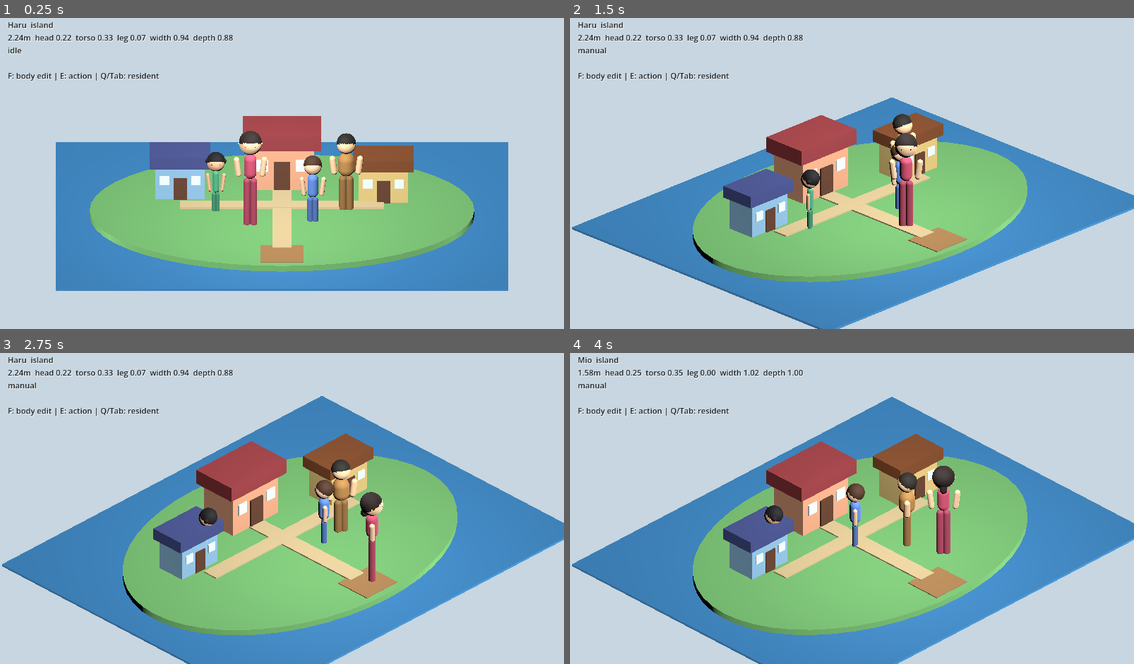
Above: before the commit, frames 1-4 (two rows, left to right).
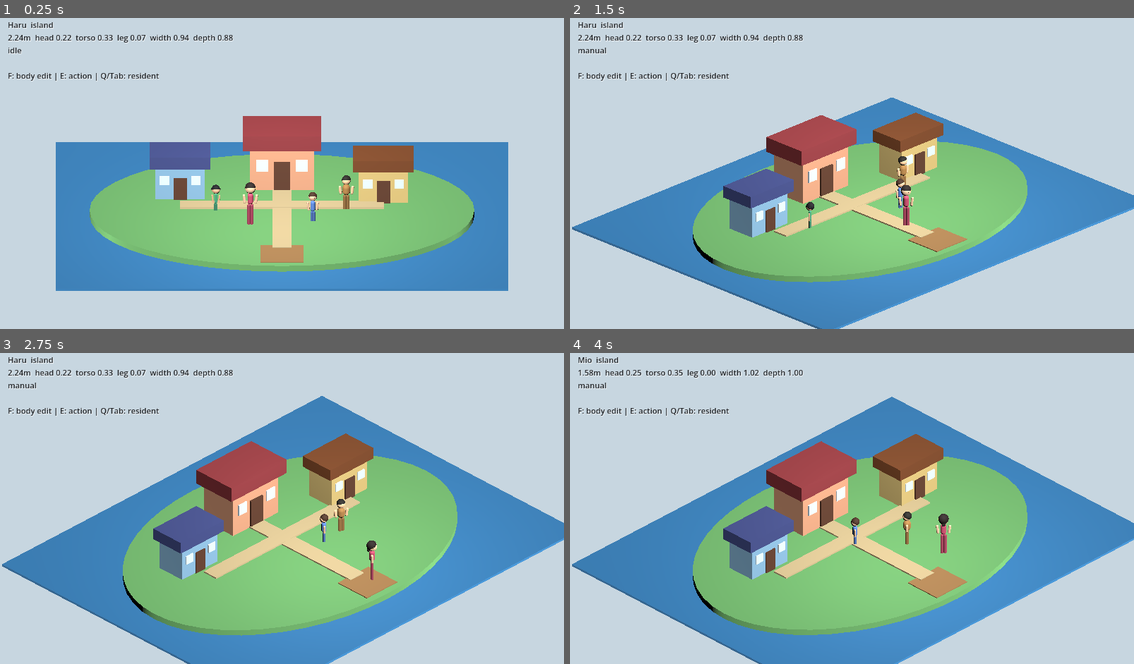
Above: after the commit, the same moments.

Repository: tinky44/tomocol_lite
Game: Godot game, scene res://scenes/main.tscn
Two runs of this game, one before a commit and one after it. Both use one fixed random seed, a clock stepped at 60 frames per second and the inputs below.
Inputs:
- Up to frame 1 (0.25 s): no input
- Up to frame 2 (1.5 s): tap Enter at 0.5 s; hold D 0.53-1.28 s; hold J 0.53-1.28 s; tap Space at 0.77 s; hold S from 1.28 s (still down); tap L at 1.35 s
- Up to frame 3 (2.75 s): tap Space at 1.52 s; release S at 2.03 s; hold D from 2.03 s (still down); hold I from 2.03 s (still down)
- Up to frame 4 (4 s): release D at 2.78 s; release I at 2.78 s; hold W 2.78-3.53 s; tap K at 2.85 s; tap Space at 3.02, 3.77 s; hold A from 3.53 s (still down); hold Q from 3.53 s (still down)

The runs differ from the first frame. In frame 1, 2.4% of the frame differs, in the area x 36-65%, y 36-67%; in frame 2, 1.5%; in frame 3, 1.7%; in frame 4, 1.8%.

Commit message:
feat: 島と室内で住人表示を切り替え
Co-authored-by: chatgpt-codex-connector[bot] <199175422+chatgpt-codex-connector[bot]@users.noreply.github.com>

Diff:
--- a/godot-project/scripts/Main.gd
+++ b/godot-project/scripts/Main.gd
@@ -11,6 +11,8 @@
 const DEFAULT_DOOR_HEIGHT := 2.00
 const HEIGHT_MIN := 1.35
 const HEIGHT_MAX := 2.60
+const ISLAND_RESIDENT_SCALE := 0.46
+const HOUSE_RESIDENT_SCALE := 1.0
 
 const BODY_AXIS_HEIGHT := 0
 const BODY_AXIS_HEAD := 1
@@ -228,7 +230,7 @@
 	camera_height = 2.7
 	camera_size = 5.6
 	camera_distance = 6.0
-	_place_residents(_room_spawn_points())
+	_place_single_resident_in_room(selected_index)
 
 
 func _exit_house() -> void:
@@ -239,21 +241,39 @@
 	camera_height = 3.2
 	camera_size = 7.0
 	camera_distance = 7.2
-	_place_residents(_island_spawn_points())
-
-
-func _place_residents(spawn_points: Array[Vector3]) -> void:
+	_place_all_residents_on_island()
+
+
+func _place_all_residents_on_island() -> void:
+	_place_residents(_island_spawn_points(), ISLAND_RESIDENT_SCALE, true)
+
+
+func _place_single_resident_in_room(active_index: int) -> void:
+	var spawn_points := _room_spawn_points()
 	for index in range(residents.size()):
-		var resident: Dictionary = residents[index]
-		var node: Node3D = resident["node"] as Node3D
-		node.position = spawn_points[index % spawn_points.size()]
-		node.rotation = Vector3.ZERO
-		resident["state"] = "idle"
-		resident["target"] = node.position
-		resident["timer"] = rng.randf_range(0.4, 1.6)
-		resident["partner"] = -1
-		residents[index] = resident
-		_set_chat_marker(index, false)
+		var visible := index == active_index
+		var spawn := spawn_points[0] if visible else Vector3.ZERO
+		_place_resident(index, spawn, HOUSE_RESIDENT_SCALE, visible)
+
+
+func _place_residents(spawn_points: Array[Vector3], visual_scale: float, visible: bool) -> void:
+	for index in range(residents.size()):
+		_place_resident(index, spawn_points[index % spawn_points.size()], visual_scale, visible)
+
+
+func _place_resident(index: int, position: Vector3, visual_scale: float, visible: bool) -> void:
+	var resident: Dictionary = residents[index]
+	var node: Node3D = resident["node"] as Node3D
+	node.visible = visible
+	node.position = position
+	node.rotation = Vector3.ZERO
+	node.scale = Vector3.ONE * visual_scale
+	resident["state"] = "idle"
+	resident["target"] = node.position
+	resident["timer"] = rng.randf_range(0.4, 1.6)
+	resident["partner"] = -1
+	residents[index] = resident
+	_set_chat_marker(index, false)
 
 
 func _island_spawn_points() -> Array[Vector3]:
@@ -275,7 +295,11 @@
 
 
 func _select_resident(step: int) -> void:
-	selected_index = (selected_index + step + residents.size()) % residents.size()
+	for offset in range(1, residents.size() + 1):
+		var candidate := (selected_index + step * offset + residents.size()) % residents.size()
+		if _is_resident_active(candidate):
+			selected_index = candidate
+			return
 
 
 func _adjust_selected_profile(key: String, amount: float, min_value: float, max_value: float) -> void:
@@ -295,9 +319,19 @@
 
 func _update_residents(delta: float, selected_moved: bool) -> void:
 	for index in range(residents.size()):
+		if not _is_resident_active(index):
+			continue
 		if selected_moved and index == selected_index:
 			continue
 		_update_resident(index, delta)
+
+
+func _is_resident_active(index: int) -> bool:
+	if index < 0 or index >= residents.size():
+		return false
+	var resident: Dictionary = residents[index]
+	var node: Node3D = resident["node"] as Node3D
+	return node.visible
 
 
 func _update_resident(index: int, delta: float) -> void:
@@ -373,6 +407,8 @@
 		if other == index:
 			continue
 		var resident: Dictionary = residents[other]
+		if not _is_resident_active(other):
+			continue
 		var state := String(resident.get("state", "idle"))
 		if state == "chat" or state == "meet":
 			continue
@@ -621,6 +657,7 @@
 		var profile: Dictionary = profiles[index]
 		var node := _create_resident(profile)
 		node.position = positions[index]
+		node.scale = Vector3.ONE * ISLAND_RESIDENT_SCALE
 		add_child(node)
 
 		residents.append({
@@ -825,8 +862,9 @@
 	var node: Node3D = resident["node"] as Node3D
 	var profile: Dictionary = resident["profile"]
 	var height: float = float(profile.get("height", DEFAULT_HEIGHT))
+	var visual_scale: float = node.scale.x
 	selection_marker.position = Vector3(node.position.x, 0.018, node.position.z)
-	selection_marker.scale = Vector3(maxf(height * 0.34, 0.55), 1.0, maxf(height * 0.34, 0.55))
+	selection_marker.scale = Vector3(maxf(height * visual_scale * 0.34, 0.30), 1.0, maxf(height * visual_scale * 0.34, 0.30))
 
 
 func _add_hud() -> void:
Not shown, changed: AGENTS.md
Not shown, changed: README.md
Not shown, changed: specs/00_vision.md
Not shown, changed: specs/02_scale_language.md
Not shown, changed: specs/03_godot_technical_plan.md
Not shown, changed: specs/05_resident_social_system.md
